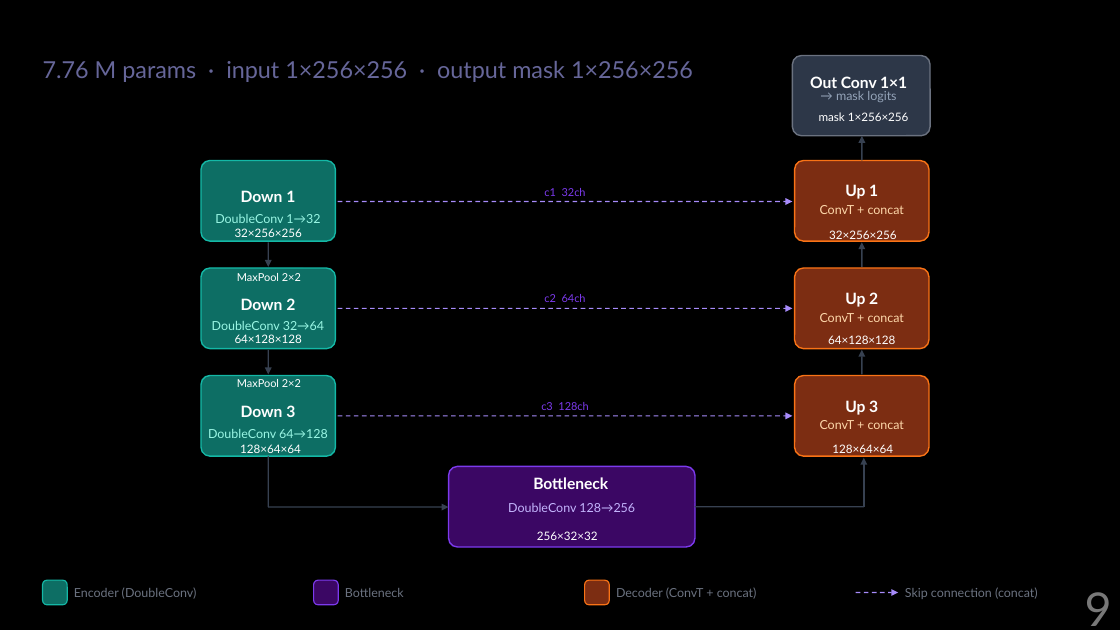
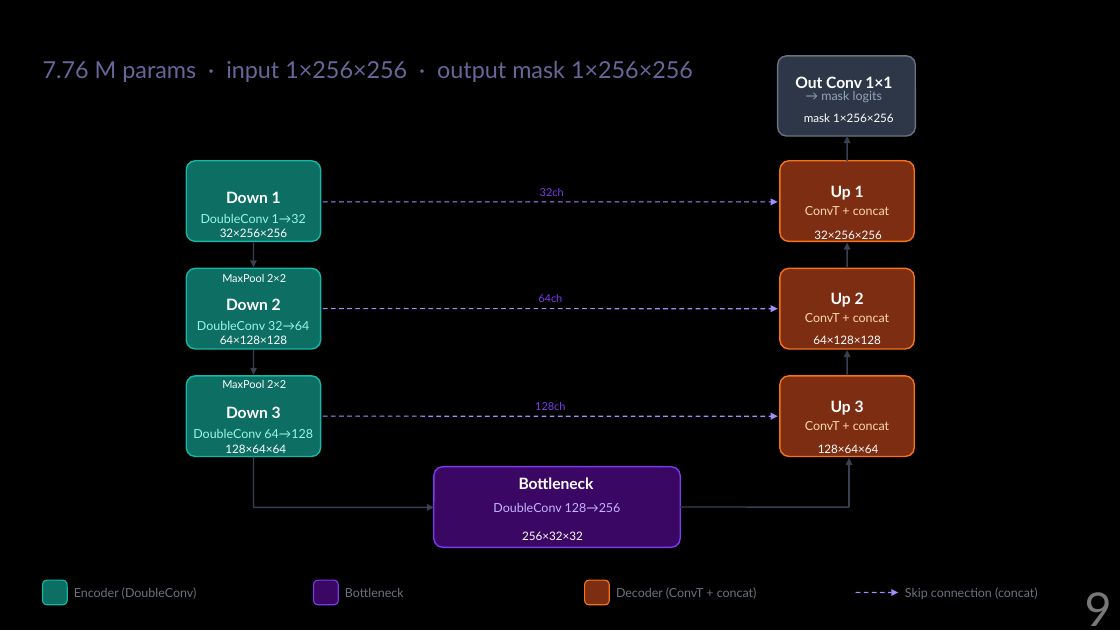
Before and after one commit to asardinka/Artificial-intelligence-project, a slide deck: slide 9 of Presentation.pptx. Drawn at 1120x630 pixels with LibreOffice and Linux fonts; fonts in the diff are those of the drawing; background and template pictures are left out. Boxes give left, top, right and bottom in pixels: in the first picture for what was removed or moved away, otherwise in the second. Text is boxed around its words. In the diff, an @@ line names an element or a change of style, - is before the commit and + after.

```diff
--- a/Presentation.pptx
+++ b/Presentation.pptx
@@ text at (540, 188, 564, 196): text changed @@
-c1 32ch
+32ch
@@ 26 texts, 10 arrows, 8 rounded rectangles, 3 lines: place and size @@
-26 texts, 10 arrows, 8 rounded rectangles, 3 lines at (201, 55, 930, 547)
+26 texts, 10 arrows, 8 rounded rectangles, 3 lines at (187, 55, 916, 548)
@@ text at (538, 294, 562, 302): text changed @@
-c2 64ch
+64ch
@@ text at (535, 402, 565, 410): text changed @@
-c3 128ch
+128ch
```
Also in this commit, not shown: 5 other slides changed, 1 slide added, 1 slide removed, 8 other files.
